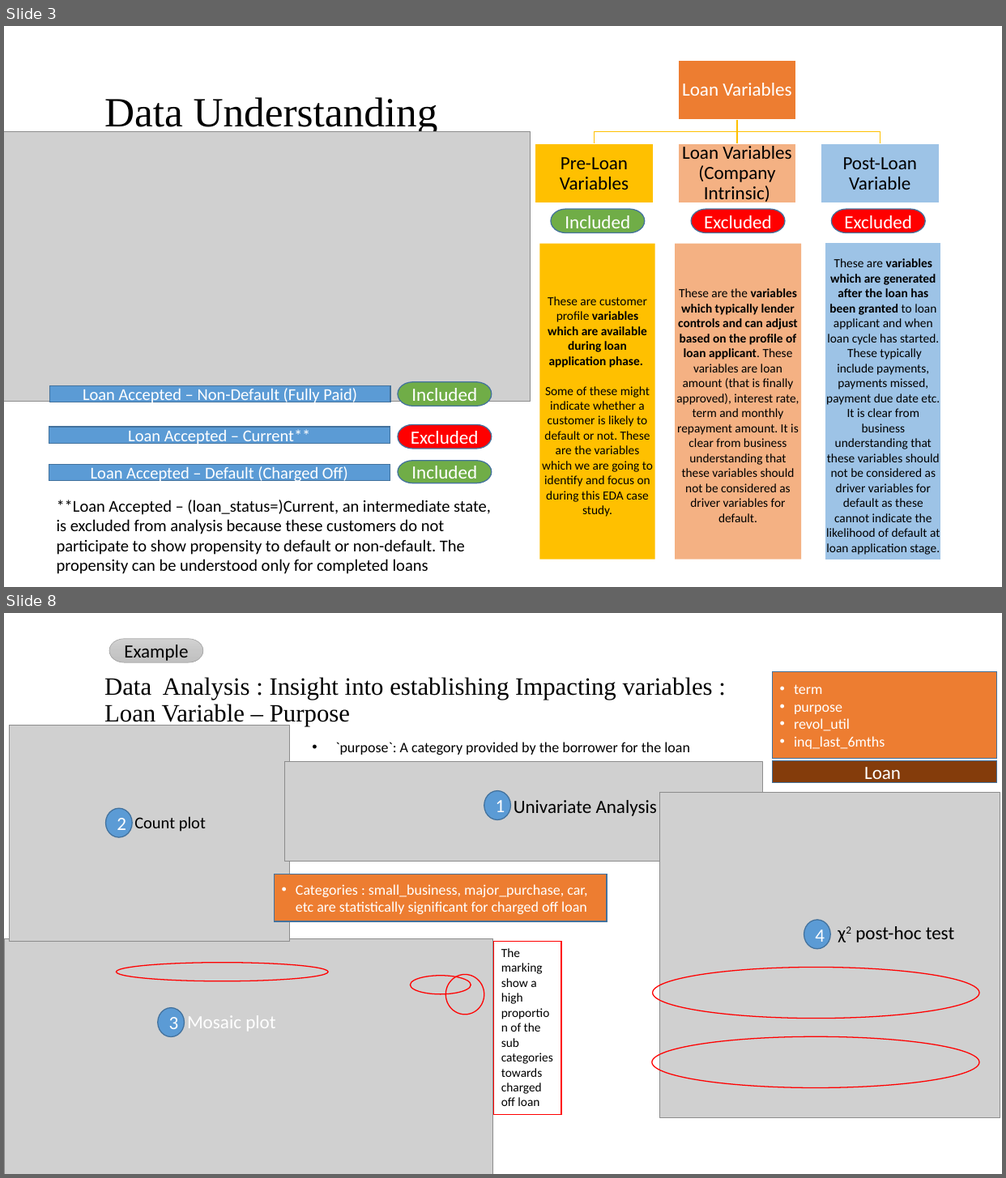
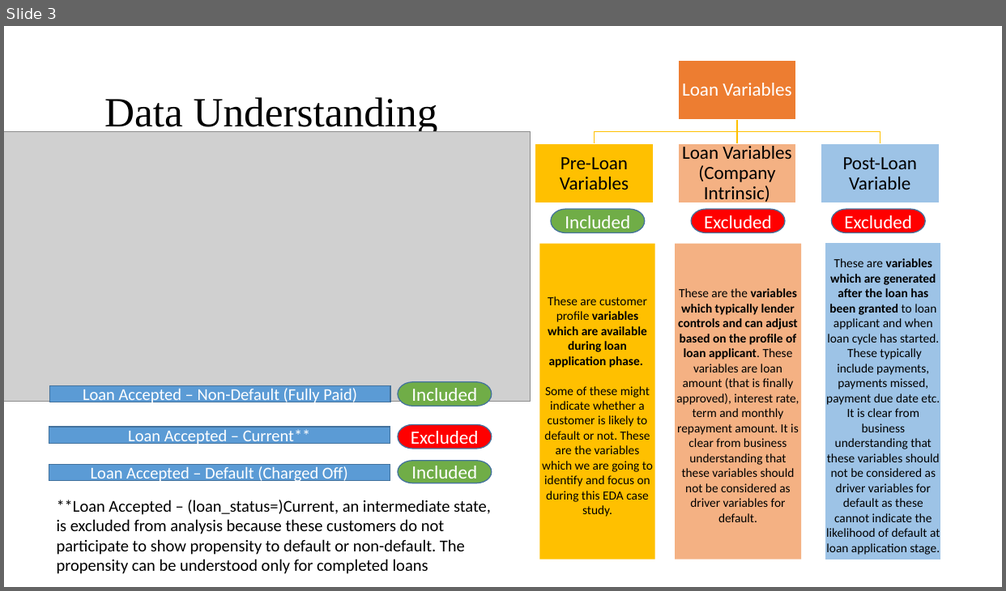
Before and after one commit to saneshashank/course2-GP1, a slide deck: Lending Club Case Study.pptx. Shown one above the other, each under a label of ours: slides 3 and 8 before the commit, slide 3 after it; the slides between them are not shown. The pictures are 1006x1178 and 1006x591 pixels, drawn with LibreOffice and Linux fonts; fonts in the diff are those of the drawing; grey boxes stand for pictures; background and template pictures are left out. Boxes give left, top, right and bottom in pixels: in the first picture for what was removed or moved away, otherwise in the second. Text is boxed around its words. In the diff, an @@ line names an element or a change of style, - is before the commit and + after.

```diff
--- a/Lending Club Case Study.pptx
+++ b/Lending Club Case Study.pptx
@@ slide 8 removed at [4, 613, 1002, 1174], background #FFFFFF @@
@@ pill shape removed at [109, 638, 203, 662] @@
-Example
@@ title removed at [104, 677, 713, 726] @@
-Data Analysis : Insight into establishing Impacting variables : Loan Variable – Purpose
@@ rectangle removed at [773, 671, 997, 758] @@
-• term
-• purpose
-• revol_util
-• inq_last_6mths
@@ picture removed at [9, 726, 290, 942] @@
@@ text removed at [335, 742, 690, 755] @@
-• `purpose`: A category provided by the borrower for the loan
@@ picture removed at [285, 762, 763, 862] @@
@@ rectangle removed at [773, 760, 997, 783] @@
-Loan
@@ ellipse removed at [484, 791, 511, 820] @@
-1
@@ text removed at [513, 800, 657, 816] @@
-Univariate Analysis
@@ picture removed at [660, 793, 1000, 1118] @@
@@ ellipse removed at [106, 808, 132, 837] @@
-2
@@ text removed at [134, 816, 206, 832] @@
-Count plot
@@ rectangle removed at [275, 875, 607, 922] @@
-• Categories : small_business, major_purchase, car, etc are statistically significant for charged off loan
@@ ellipse removed at [804, 920, 830, 949] @@
-4
@@ text removed at [855, 926, 954, 943] @@
-χ2 post-hoc test
@@ picture removed at [4, 939, 493, 1174] @@
@@ rectangle removed at [494, 942, 562, 1115] @@
-The marking show a high proportion of the sub categories towards charged off loan
@@ ellipse removed at [117, 963, 328, 982] @@
@@ ellipse removed at [411, 976, 471, 995] @@
@@ ellipse removed at [445, 974, 484, 1014] @@
@@ ellipse removed at [652, 967, 979, 1018] @@
@@ ellipse removed at [157, 1008, 184, 1037] @@
-3
@@ text removed at [187, 1016, 275, 1031] @@
-Mosaic plot
@@ ellipse removed at [652, 1037, 979, 1088] @@
```
Also in this commit, not shown: 5 slides changed, 1 other slide removed.
